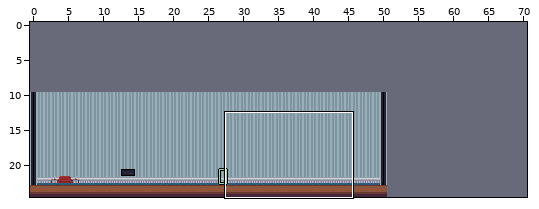
One commit to this LDtk project: src/commonMain/resources/world.ldtk. Above: a wide view before the commit, with the close-up outlined.
Close-up. Before:
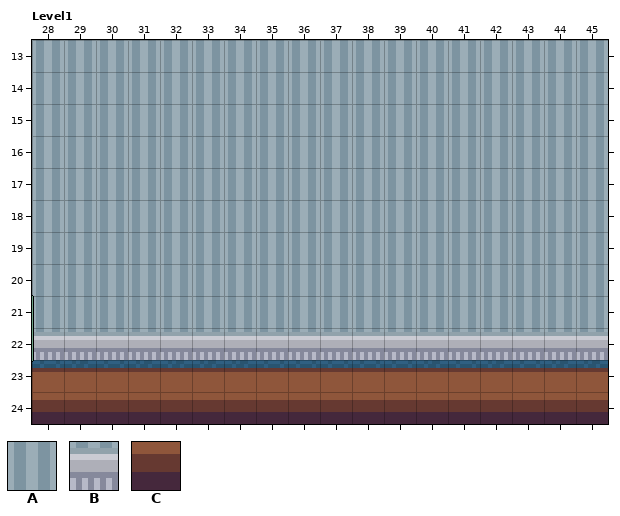
Cells are 8x8 px. Shown: Level1 x 28..45, y 13..24. The commit also changed other parts of the map, which this record leaves out. The old version is drawn lined up with the new one.
Key: from "Tiles": A 4, B 68, C 131.
_ is an empty cell.
Layers that did not change in this view are not listed.
Layer "Background" before, first column x 28:
13 AAAAAAAAAAAAAAAAAA
14 AAAAAAAAAAAAAAAAAA
15 AAAAAAAAAAAAAAAAAA
16 AAAAAAAAAAAAAAAAAA
17 AAAAAAAAAAAAAAAAAA
18 AAAAAAAAAAAAAAAAAA
19 AAAAAAAAAAAAAAAAAA
20 AAAAAAAAAAAAAAAAAA
21 AAAAAAAAAAAAAAAAAA
22 BBBBBBBBBBBBBBBBBB
23 AAAAAAAAAAAAAAAAAA
24 CCCCCCCCCCCCCCCCCC
After the commit:
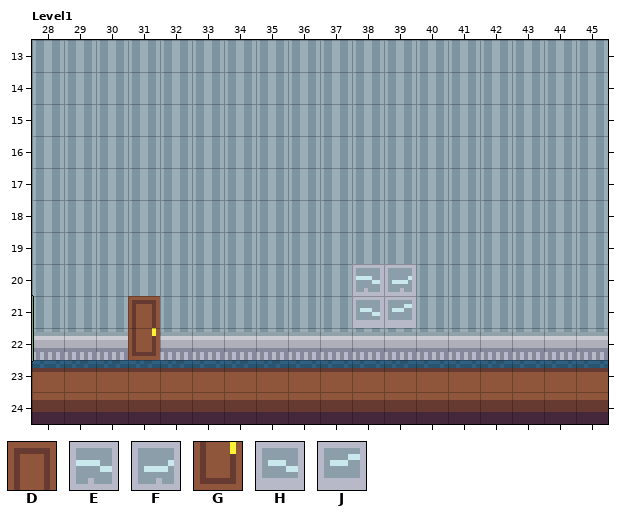
Further tiles: from "Tiles": D 130, E 134, F 135, G 194, H 198, J 199.
See-through tiles are keyed as they look on the map.
Diff:
{"change": "map size 51x15 -> 71x25 cells (old content now starts at 0,10; both pictures use the new coordinates)"}
{"where": "layer \"Background\""}
{"y":20,"x":38,"old":"AA","new":"EF"}
{"y":21,"x":38,"old":"AA","new":"HJ"}
{"where": "layer \"BackgroundObjects\""}
{"y":21,"x":31,"old":"_","new":"D"}
{"y":22,"x":31,"old":"_","new":"G"}
